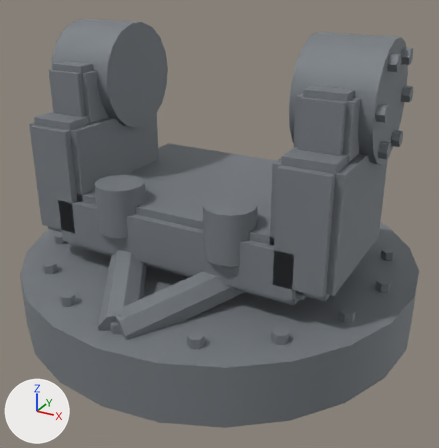
Renders of the glTF model prototype/assets/models/parts/missile_pod_pintle_mount.glb from each side of a commit.
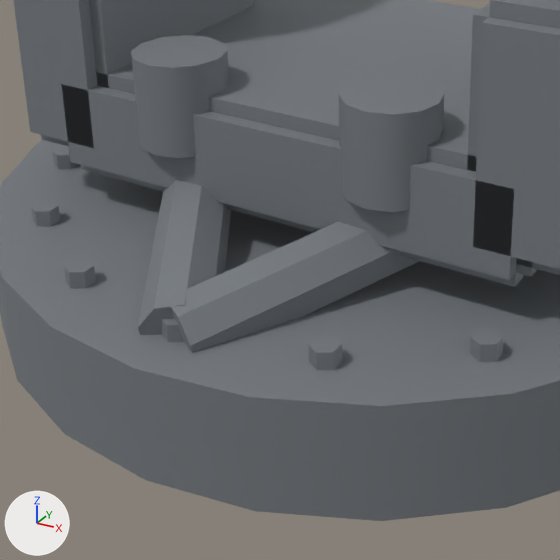
There are two pictures of each version: one whole from a camera (50 mm lens) standing at (0.386, -0.703, 0.473) and looking at (0.013, -0.024, 0.133), one close up on the part from 6% to 72% of the width and 35% to 100% of the height. Arrows for +X, +Y and +Z are at lower left; the lights stay in place. The older version's two pictures come first. Vertices at exactly the same position are counted once.

In view in the first close-up: 'missile_pod_pintle_mount'.
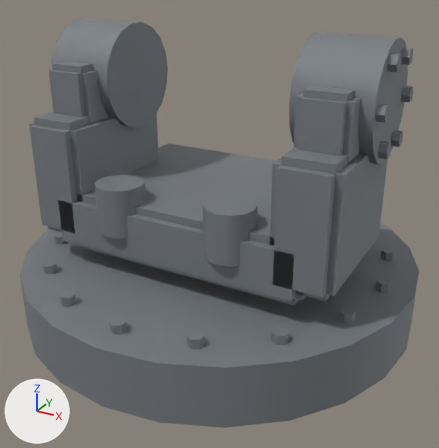
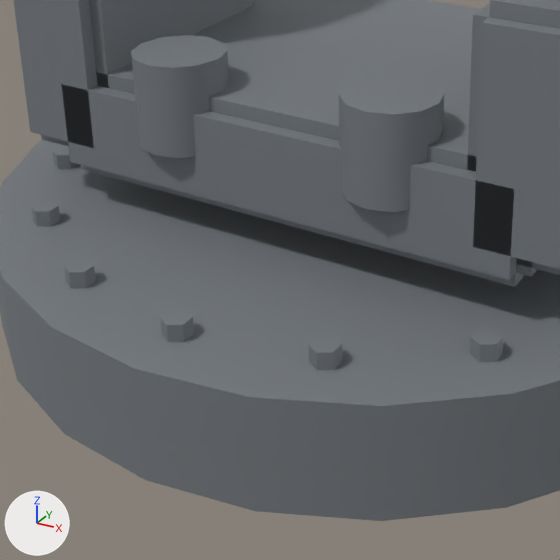
What differs and where, as boxes (x1, y1, x2, y2) in the close-ups (560 x 560 px):
part 1 of me_missile_pod_pintle_mount_mesh, deleted
    before: (166, 222, 419, 353)
part 2 of me_missile_pod_pintle_mount_mesh, deleted
    before: (138, 180, 231, 335)

The change, as a list of edits to the scene's bpy script:
```text
Change me_missile_pod_pintle_mount_mesh:
    used by ob_missile_pod_pintle_mount; location = (0.0, 0.0, 0.0)
    remove me_missile_pod_pintle_mount_mesh.from_pydata(...)  # 696 vertices, 1232 faces; spans x -0.28..0.28, y -0.28..0.28, z 0.0..0.391
    add me_missile_pod_pintle_mount_mesh.from_pydata(...)  # 664 vertices, 1176 faces; spans x -0.28..0.28, y -0.28..0.28, z 0.0..0.391
    me_missile_pod_pintle_mount_mesh part 1: the loose piece of 16 vertices spanning x -0.019..0.139, y -0.253..-0.027, z 0.057..0.143 is deleted
    me_missile_pod_pintle_mount_mesh part 2: the loose piece of 16 vertices spanning x -0.139..0.019, y -0.253..-0.027, z 0.057..0.143 is deleted
    other edits to the shape of me_missile_pod_pintle_mount_mesh do not show in these pictures
```
